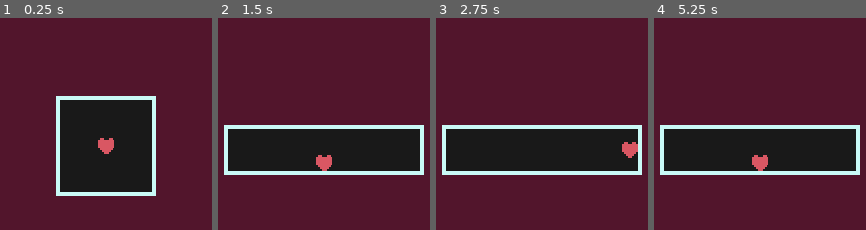
Above: before the commit, frames 1-4 (left to right).
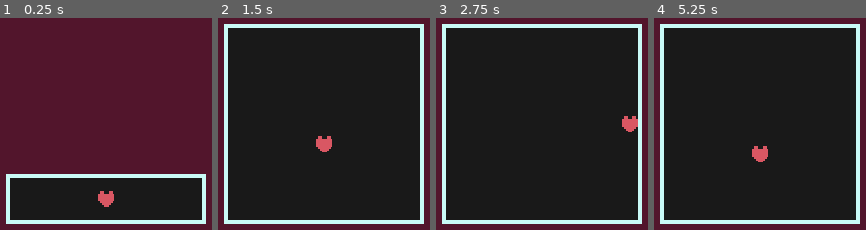
Above: after the commit, the same moments.

Repository: Kukalooka/Godotale
Game: Godot game, scene res://Scenes/fightSystem.tscn
The game is run twice, just before and just after one commit, with the same random seed, the same clock (stepped at 60 frames per second) and the same inputs.
Inputs:
- Up to frame 1 (0.25 s): no input
- Up to frame 2 (1.5 s): tap Enter at 0.5 s; hold Right (ui_right) 0.53-1.28 s; hold K 0.53-1.28 s; hold Down (ui_down) from 1.28 s (still down); tap K at 1.35 s
- Up to frame 3 (2.75 s): release Down (ui_down) at 2.03 s; hold Right (ui_right) from 2.03 s (still down); hold K from 2.03 s (still down)
- Up to frame 4 (5.25 s): release Right (ui_right) at 2.78 s; release K at 2.78 s; hold Up (ui_up) 2.78-3.53 s; tap K at 2.85, 4.35 s; hold K 3.53-4.28 s; hold Left (ui_left) 3.53-5.03 s; hold Down (ui_down) from 5.03 s (still down); hold K from 5.03 s (still down)

The runs differ from the first frame. In frame 1, 37% of the frame differs, in the area x 2-98%, y 36-98%; in frame 2, 71%, in the area x 2-98%, y 2-98%; in frame 3, 71%; in frame 4, 71%.

Commit message:
Added a new function that will resize the box so it stays above the UI... that doesn't exist yet

Diff:
--- a/Scenes/fightSystem.tscn
+++ b/Scenes/fightSystem.tscn
@@ -24,6 +24,13 @@
 z_index = -1
 script = ExtResource("1_8pywo")
 
+[node name="Control" type="Control" parent="."]
+layout_mode = 3
+anchors_preset = 0
+offset_top = 376.0
+offset_right = 640.0
+offset_bottom = 480.0
+
 [node name="PlayerSoul" type="CharacterBody2D" parent="."]
 position = Vector2(320, 360)
 script = ExtResource("2_x7v4w")
@@ -37,12 +44,13 @@
 scale = Vector2(2, 2)
 texture = ExtResource("3_1ck7a")
 
-[node name="Box" type="StaticBody2D" parent="." node_paths=PackedStringArray("player")]
+[node name="Box" type="StaticBody2D" parent="." node_paths=PackedStringArray("player", "UIObject")]
 position = Vector2(320, 300)
 script = ExtResource("4_nnkry")
 defaultPosOffset = 65
 player = NodePath("../PlayerSoul")
 borderWidth = 4
+UIObject = NodePath("../Control")
 borderColor = Color(0.789229, 0.978901, 0.96732, 1)
 backgroundColor = Color(0.319846, 0.0833755, 0.171997, 1)
 
--- a/Scripts/Flow/master.gd
+++ b/Scripts/Flow/master.gd
@@ -3,9 +3,9 @@
 @onready var box : BattleBox = $Box
 
 func _ready():
-	box.resizeIgnoreUI(100, 100)
+	box.resizeMindUI(200, 50)
 	pass # Replace with function body.
 
 func _input(ev):
 	if Input.is_key_pressed(KEY_K):
-		box.resizeIgnoreUI(200, 50)
+		box.resizeMindUI(200, 200)
--- a/Scripts/Functionality/boxFunc.gd
+++ b/Scripts/Functionality/boxFunc.gd
@@ -5,6 +5,7 @@
 @export var defaultPosOffset: int
 @export var player: CharacterBody2D
 @export var borderWidth : int
+@export var UIObject : Control
 
 @export var borderColor : Color
 @export var backgroundColor : Color
@@ -44,7 +45,14 @@
 
 	self.position = Vector2(self.position.x, viewportHeight / 2 + defaultPosOffset * esc)
 	player.position = Vector2(self.position.x + (self.scale.x / 2), self.position.y + (self.scale.y / 2), )
-	queue_redraw()
+
+func resizeMindUI(x, y):
+	var UIPos = UIObject.position.y
+
+	resize(x, y)
+	self.position = Vector2(viewportWidth / 2, UIObject.position.y -
+			($Box_Left.shape.size.y / 2))
+	player.position = Vector2(self.position.x + (self.scale.x / 2), self.position.y + (self.scale.y / 2), )
 
 func _draw():
 	var offset_x = get_node("Box_Top").get_shape().get_rect().size.x / 2
